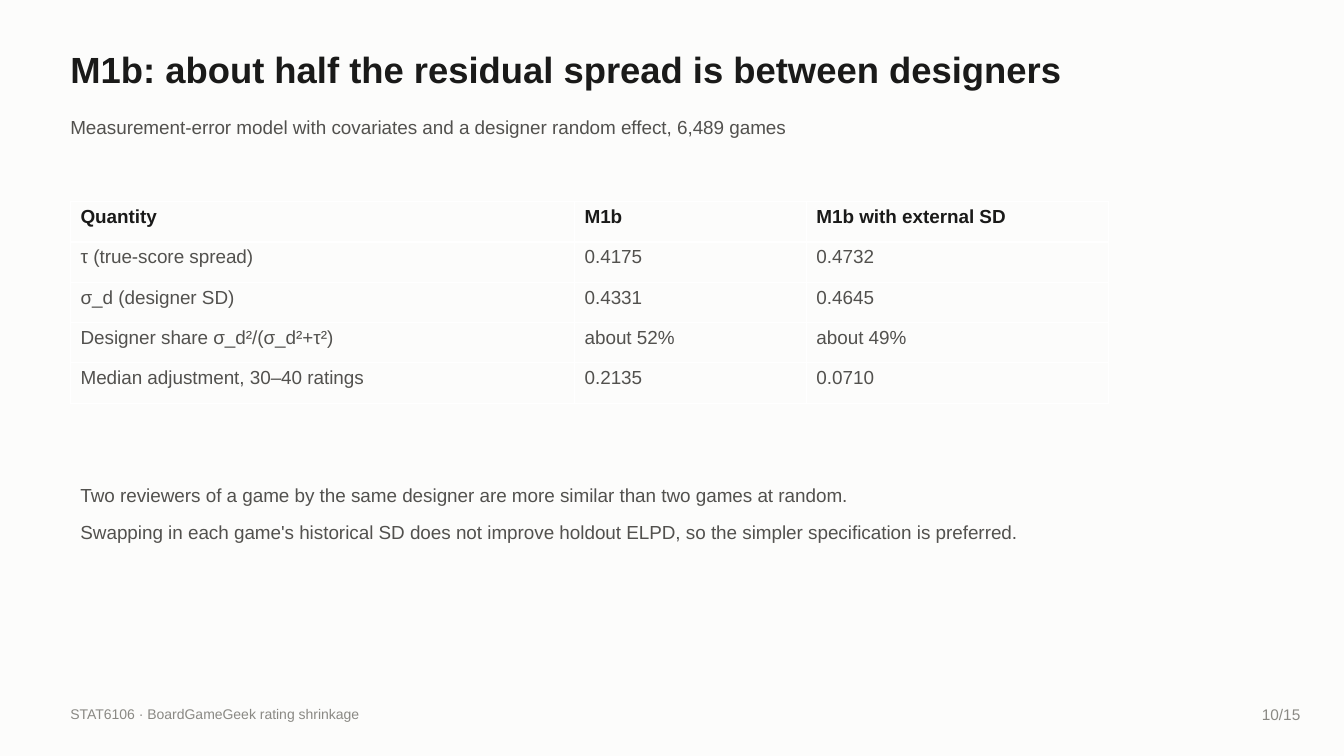
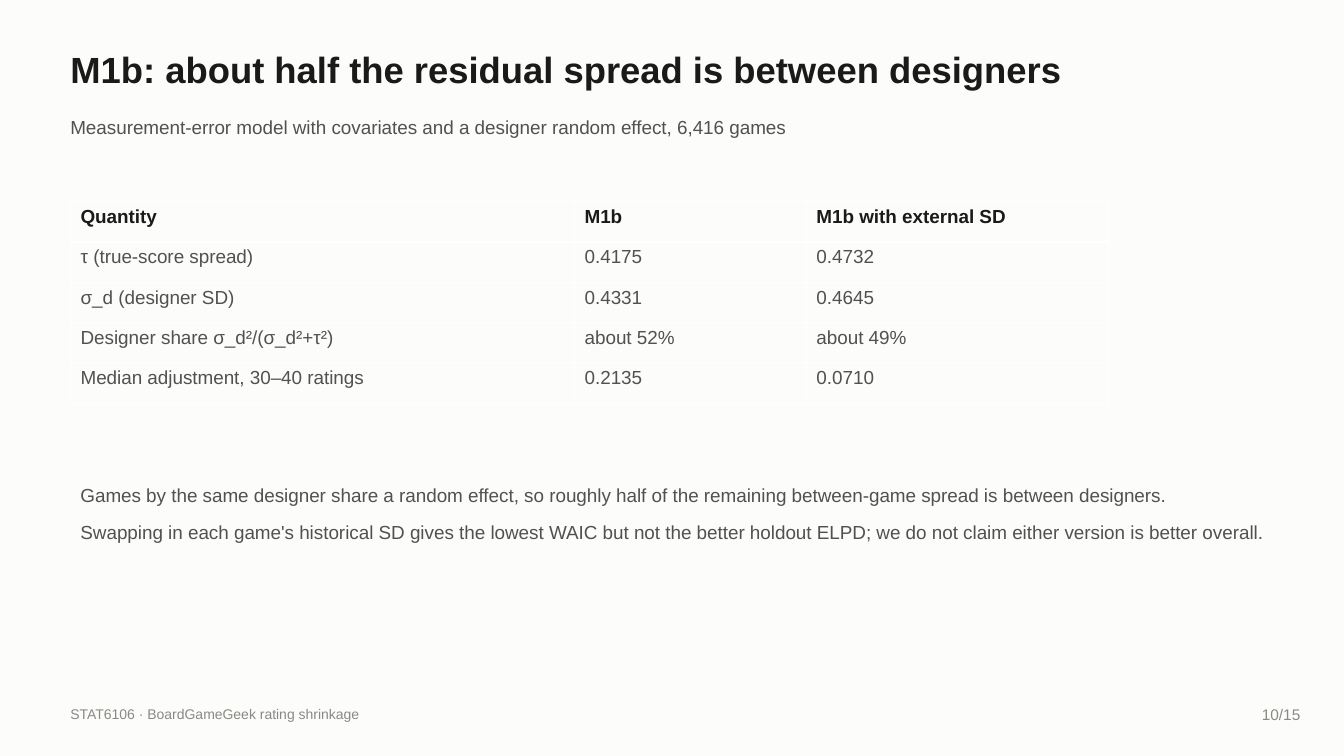
Before and after one commit to iwanttosleeeep/bayesian-boardgame-ratings, a slide deck: slide 10 of slides/Group_deck_draft.pptx. Drawn at 1344x756 pixels with LibreOffice and Linux fonts; fonts in the diff are those of the drawing. Boxes give left, top, right and bottom in pixels: in the first picture for what was removed or moved away, otherwise in the second. Text is boxed around its words. In the diff, an @@ line names an element or a change of style, - is before the commit and + after.

```diff
--- a/slides/Group_deck_draft.pptx
+++ b/slides/Group_deck_draft.pptx
@@ text at (70, 120, 785, 138): text changed @@
-Measurement-error model with covariates and a designer random effect, 6,489 games
+Measurement-error model with covariates and a designer random effect, 6,416 games
@@ text at (80, 488, 1263, 543): text changed @@
-Two reviewers of a game by the same designer are more similar than two games at random.
-Swapping in each game's historical SD does not improve holdout ELPD, so the simpler specification is preferred.
+Games by the same designer share a random effect, so roughly half of the remaining between-game spread is between designers.
+Swapping in each game's historical SD gives the lowest WAIC but not the better holdout ELPD; we do not claim either version is better overall.
```
Also in this commit, not shown: 6 other slides changed, 14 other files.
